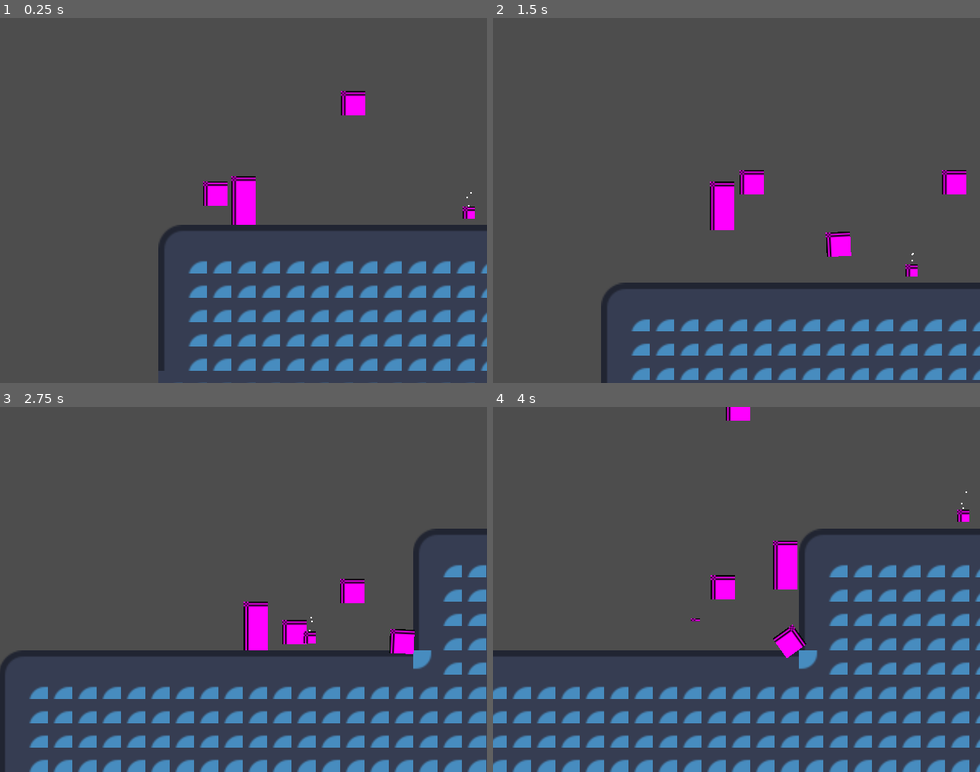
Above: before the commit, frames 1-4 (two rows, left to right).
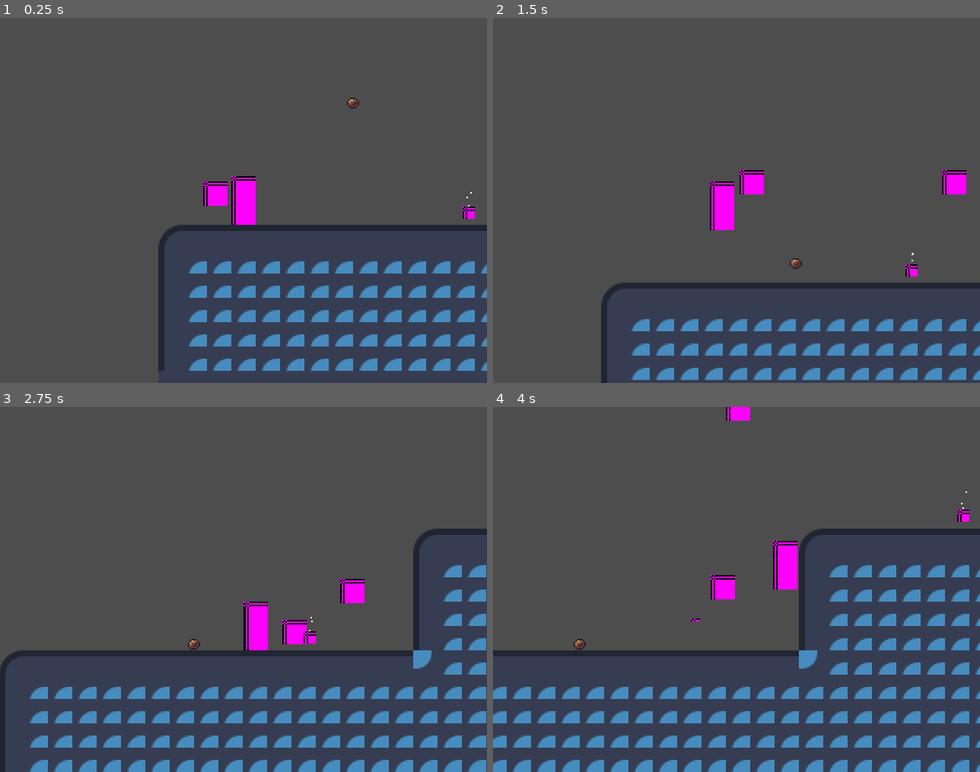
Above: after the commit, the same moments.

Repository: mauricristiano95-hub/Faggi
Game: Godot game, scene res://main.tscn
Two runs of this game, one before a commit and one after it. Both use one fixed random seed, a clock stepped at 60 frames per second and the inputs below. The engine's default icon, where the game draws it, is replaced by a stand-in: a white triangle on a blue panel in a dark square.
Inputs:
- Up to frame 1 (0.25 s): no input
- Up to frame 2 (1.5 s): hold Right (RIGHT) from 0.53 s (still down); tap Up (JUMP) at 0.77 s
- Up to frame 3 (2.75 s): tap Up (JUMP) at 1.52 s; release Right (RIGHT) at 2.03 s; hold Left (LEFT) from 2.03 s (still down)
- Up to frame 4 (4 s): release Left (LEFT) at 2.78 s; hold Right (RIGHT) from 2.78 s (still down); tap Up (JUMP) at 3.02, 3.77 s

The runs differ from the first frame. In frame 1, 1.2% of the frame differs, in the area x 36-100%, y 20-100%; in frame 2, 1.2%; in frame 3, 1.4%; in frame 4, 1.6%, in the area x 0-100%, y 0-100%.

Commit message:
first png (coconut)

Diff:
--- a/Enemies/coconut.tscn
+++ b/Enemies/coconut.tscn
@@ -1,18 +1,17 @@
 [gd_scene format=3 uid="uid://170olatexo37"]
 
 [ext_resource type="Script" uid="uid://dg2bsii73wp6e" path="res://Enemies/coconut.gd" id="1_81xxf"]
+[ext_resource type="Texture2D" uid="uid://ca6b3gf84kugq" path="res://Assets/enemies/coconut1.png" id="2_7t717"]
 
 [sub_resource type="PhysicsMaterial" id="PhysicsMaterial_81xxf"]
 friction = 0.2
 bounce = 0.4
 
-[sub_resource type="PlaceholderTexture2D" id="PlaceholderTexture2D_mti6b"]
-size = Vector2(16, 16)
-
 [sub_resource type="CircleShape2D" id="CircleShape2D_4kxuq"]
-radius = 6.0
+radius = 4.0
 
 [sub_resource type="CircleShape2D" id="CircleShape2D_mti6b"]
+radius = 8.0
 
 [sub_resource type="RectangleShape2D" id="RectangleShape2D_4kxuq"]
 size = Vector2(32, 79.59655)
@@ -22,11 +21,13 @@
 collision_mask = 10
 physics_material_override = SubResource("PhysicsMaterial_81xxf")
 center_of_mass_mode = 1
-center_of_mass = Vector2(1, 0)
+center_of_mass = Vector2(0, 1)
 script = ExtResource("1_81xxf")
 
 [node name="Sprite2D" type="Sprite2D" parent="." unique_id=172094063]
-texture = SubResource("PlaceholderTexture2D_mti6b")
+texture = ExtResource("2_7t717")
+region_enabled = true
+region_rect = Rect2(0, 0, 8, 7)
 
 [node name="CollisionShape2D" type="CollisionShape2D" parent="." unique_id=1892214934]
 shape = SubResource("CircleShape2D_4kxuq")
--- a/project.godot
+++ b/project.godot
@@ -58,6 +58,7 @@
 
 [rendering]
 
+textures/canvas_textures/default_texture_filter=0
 rendering_device/driver.windows="d3d12"
 renderer/rendering_method="gl_compatibility"
 renderer/rendering_method.mobile="gl_compatibility"
Binary file added: Assets/enemies/coconut1.aseprite
Binary file added: Assets/enemies/coconut1.png
Not shown, added: Assets/enemies/coconut1.png.import
